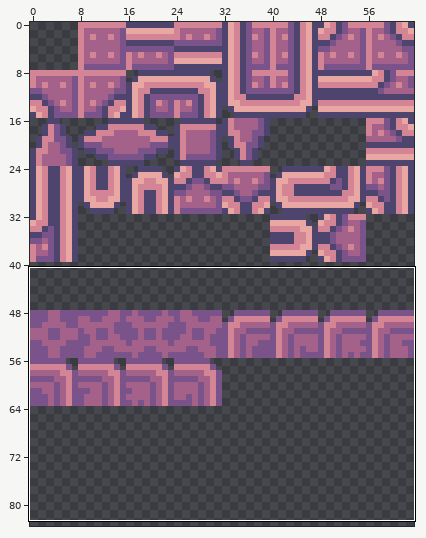
Two states of a sprite sheet, TowerOfDreams/sprites/sFloor2/layers/3339d908-18cb-4647-a599-30366de56362/1c71d969-9f30-4f98-abf1-e095371cdade.png. Above: a wide view before the commit, with the close-up outlined.
Close-up. Earlier state:
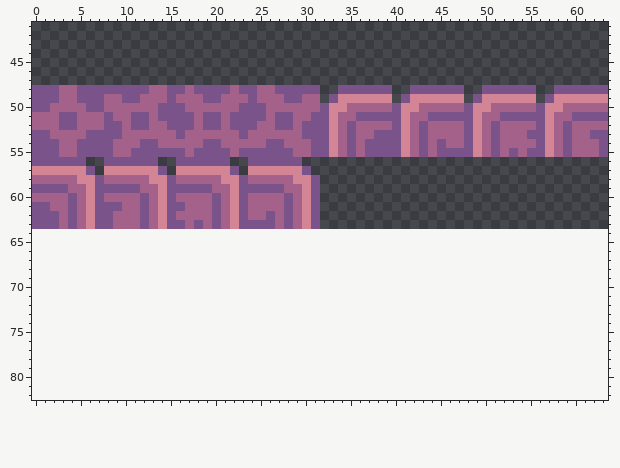
The file is 64x64 pixels. Shown: x 0..63, y 41..82. The old version is drawn lined up with the new one, on the new canvas. The wide view leaves out empty margins.
After:
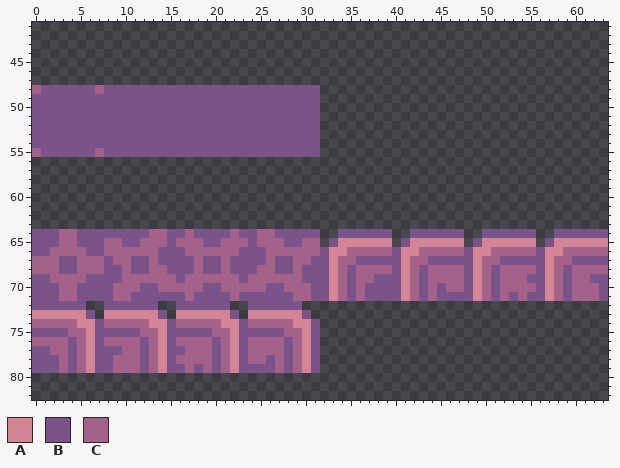
Palette (. is transparent): A #d38595  B #795389  C #a4628a
The exact change:
canvas 64x64 -> 64x128
Changed rows in their new state; - is an unchanged pixel.
first column x 0:
48 C--BB--C-----BB--B----B--BB-------......--......--......--......
49 ---BB---BB--BBB-BBB--BBB-BBB--BB-.......-.......-.......-.......
50 --BBBB--BBBBBB---BBBBBB---BBBBBB................................
51 BBB--BBB-BB--B----B--B----B--BB-................................
52 BBB--BBB--B--BB---B--B---BB--B--................................
53 --BBBB----BBBBBB-BBBBBB-BBBBBB--................................
54 ---BB----BBB--BBBBB--BBBBB--BBB-................................
55 C--BB--C-BB------B----B------BB-................................
56 ......--......--......--......----------------------------------
57 .......-.......-.......-.......---------------------------------
58 ................................--------------------------------
59 ................................--------------------------------
60 ................................--------------------------------
61 ................................--------------------------------
62 ................................--------------------------------
63 ................................--------------------------------
64 BBBCCBBBBBBBBCCBBCBBBBCBBCCBBBBB--BBBBBB--BBBBBB--BBBBBB--BBBBBB
65 BBBCCBBBCCBBCCCBCCCBBCCCBCCCBBCC-BAAAAAA-BAAAAAA-BAAAAAA-BAAAAAA
66 BBCCCCBBCCCCCCBBBCCCCCCBBBCCCCCCBAACCCCCBAACCCCCBAACCCCCBAACCCCC
67 CCCBBCCCBCCBBCBBBBCBBCBBBBCBBCCBBACCBBBBBACCBBBBBACCBBBBBACCBBBB
68 CCCBBCCCBBCBBCCBBBCBBCBBBCCBBCBBBACBCCCCBACBCCCCBACBCCCCBACBCCCC
69 BBCCCCBBBBCCCCCCBCCCCCCBCCCCCCBBBACBCCBBBACBCCCCBACBCCCBBACBCCBB
70 BBBCCBBBBCCCBBCCCCCBBCCCCCBBCCCBBACBCBBBBACBCBCCBACBCCCCBACBCCCB
71 BBBCCBBBBCCBBBBBBCBBBBCBBBBBBCCBBACBCBBBBACBCBBBBACBCBCBBACBCCCB
72 BBBBBB--BBBBBB--BBBBBB--BBBBBB----------------------------------
73 AAAAAAB-AAAAAAB-AAAAAAB-AAAAAAB---------------------------------
74 CCCCCAABCCCCCAABCCCCCAABCCCCCAAB--------------------------------
75 BBBBCCABBBBBCCABBBBBCCABBBBBCCAB--------------------------------
76 CCCCBCABCCCCBCABCCCCBCABCCCCBCAB--------------------------------
77 BBCCBCABBBCCBCABBCCCBCABCCCCBCAB--------------------------------
78 BBBCBCABBCCCBCABCCCCBCABCCBCBCAB--------------------------------
79 BBBCBCABBCCCBCABBCBCBCABBBBCBCAB--------------------------------
